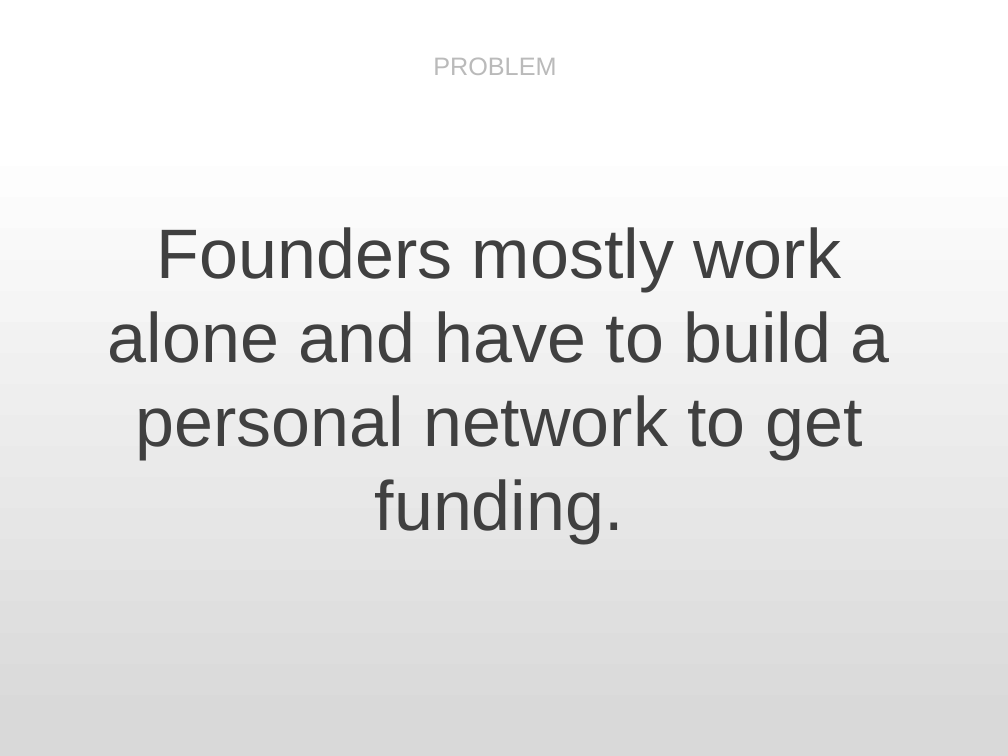
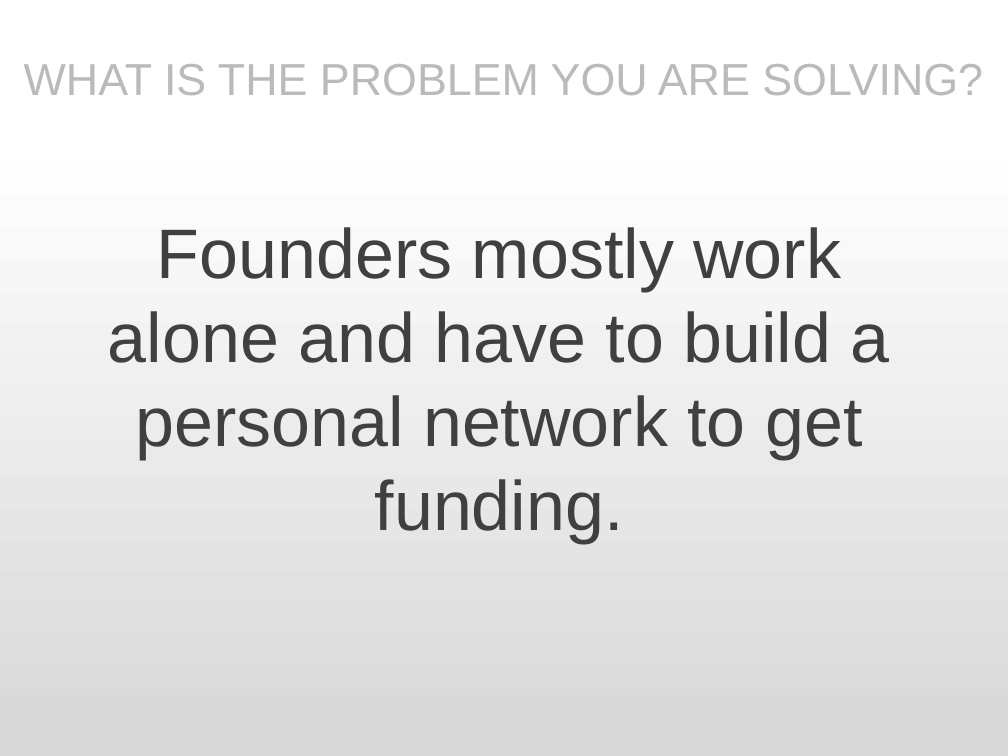
Before and after one commit to joemellin/nReduce, a slide deck: slide 2 of public/nreduce_stock_deck.pptx (slide 3 before the commit). Drawn at 1008x756 pixels with LibreOffice and Linux fonts; fonts in the diff are those of the drawing. Boxes give left, top, right and bottom in pixels: in the first picture for what was removed or moved away, otherwise in the second. Text is boxed around its words. In the diff, an @@ line names an element or a change of style, - is before the commit and + after.

```diff
--- a/public/nreduce_stock_deck.pptx
+++ b/public/nreduce_stock_deck.pptx
@@ text removed at (433, 58, 556, 75) @@
-PROBLEM
@@ text added at (24, 64, 983, 95), 32 pt, text #BABABA @@
+WHAT IS THE PROBLEM YOU ARE SOLVING?
```
Also in this commit, not shown: 3 other slides changed.
